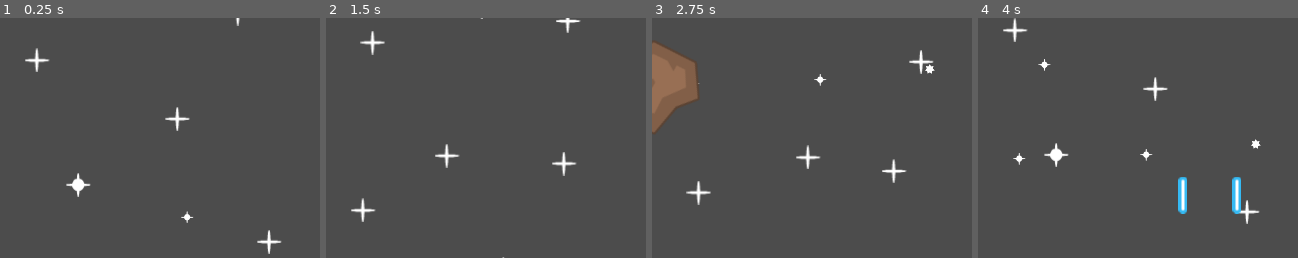
Above: before the commit, frames 1-4 (left to right).
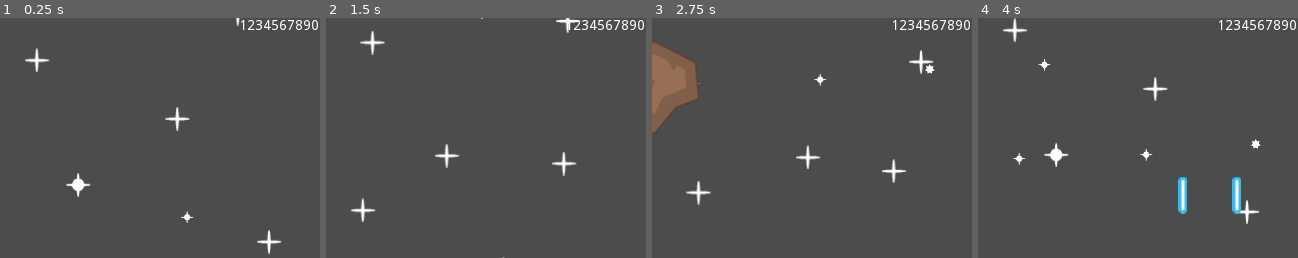
Above: after the commit, the same moments.

Repository: VitorRodrigues/SpaceRescue-Godot
Game: Godot game, scene res://Level1.tscn
Same seed, same stepped clock (60 frames per second), same inputs: the game is played once before the commit and once after it.
Inputs:
- Up to frame 1 (0.25 s): no input
- Up to frame 2 (1.5 s): hold Right (ui_right) 0.53-1.28 s; tap Space (fire) at 0.6, 1.35 s; hold Left (ui_left) from 1.28 s (still down)
- Up to frame 3 (2.75 s): release Left (ui_left) at 2.03 s; hold Right (ui_right) from 2.03 s (still down); tap Space (fire) at 2.1 s
- Up to frame 4 (4 s): tap Space (fire) at 2.85, 3.6 s; release Right (ui_right) at 3.53 s; hold Left (ui_left) from 3.53 s (still down)
The pictures show only the part of the screen within x 50-100%, y 0-50%; the shares and areas given below are measured in that part.

The runs differ from the first frame. In frame 1, 0.5% of the frame differs, in the area x 75-100%, y 0-5%; in frame 2, 0.5%; in frame 3, 0.5%; in frame 4, 0.5%.

Commit message:
Create score and update with signals

Diff:
--- a/Level1.tscn
+++ b/Level1.tscn
@@ -27,6 +27,16 @@
 	shake = 0.5
 "
 
+[sub_resource type="GDScript" id=2]
+script/source = "extends Label
+
+func _ready():
+	Game.connect(\"score_changed\", self, \"_on_score_changed\")
+
+
+func _on_score_changed():
+	text = str(Game.score)"
+
 [node name="main" type="CanvasLayer"]
 
 [node name="ParallaxBackground" type="ParallaxBackground" parent="."]
@@ -195,3 +205,14 @@
 anchor_mode = 0
 current = true
 script = SubResource( 1 )
+
+[node name="Score" type="Label" parent="."]
+margin_left = 351.669
+margin_top = 1.0
+margin_right = 638.669
+margin_bottom = 44.0
+grow_horizontal = 0
+custom_colors/font_color = Color( 1, 1, 1, 1 )
+text = "1234567890"
+align = 2
+script = SubResource( 2 )
--- a/Scripts/Game.gd
+++ b/Scripts/Game.gd
@@ -2,5 +2,17 @@
 
 const ENEMY_GROUP = "enemy"
 
+var score = 0 setget setScore
+
+signal score_changed
+
 func get_camera():
 	return get_tree().root.get_node("main").get_node("Camera")
+
+func addScore(value):
+	self.score += value
+
+func setScore(value):
+	if value > 0:
+		score = value
+		emit_signal("score_changed")
--- a/Scripts/Meteor.gd
+++ b/Scripts/Meteor.gd
@@ -34,6 +34,7 @@
 		$AnimPlayer.play("hit")
 
 func destroy():
+	Game.score += 20
 	remove_from_group(Game.ENEMY_GROUP)
 	$AnimPlayer.play("destroy")
 	Game.get_camera().shake()
--- a/Scripts/PowerUp.gd
+++ b/Scripts/PowerUp.gd
@@ -10,7 +10,8 @@
 
 
 func _on_Area2D_area_entered(area):
-	area.change_weapon(value)
+	if area.has_method("change_weapon"):
+		area.change_weapon(value)
 	remove()
 
 func remove():
Not shown: 1 places in Level1.tscn that only renumber resources
